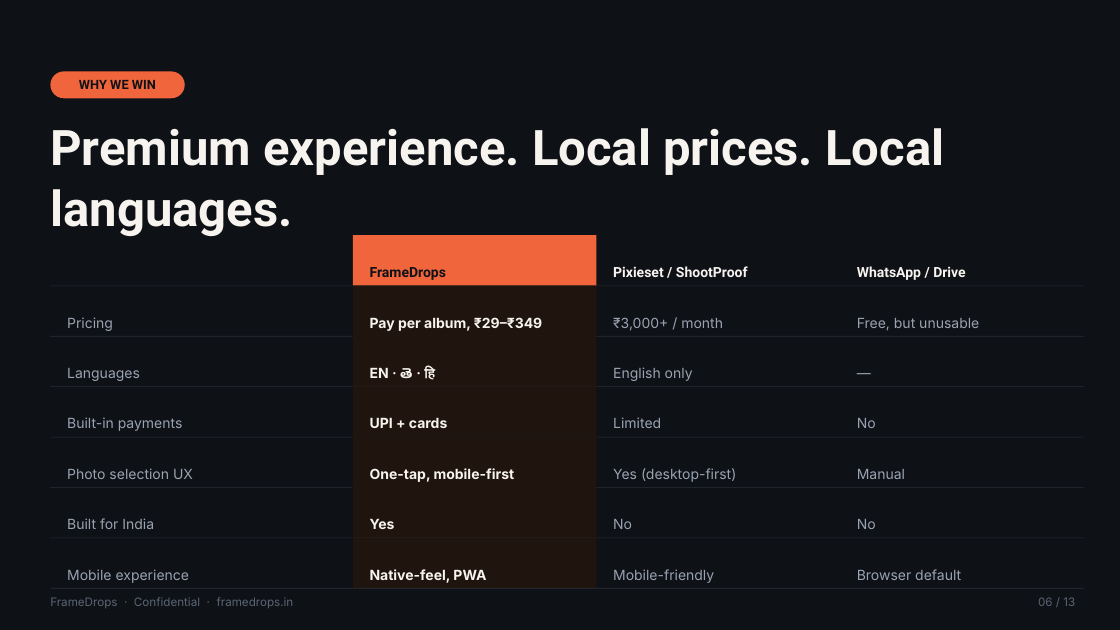
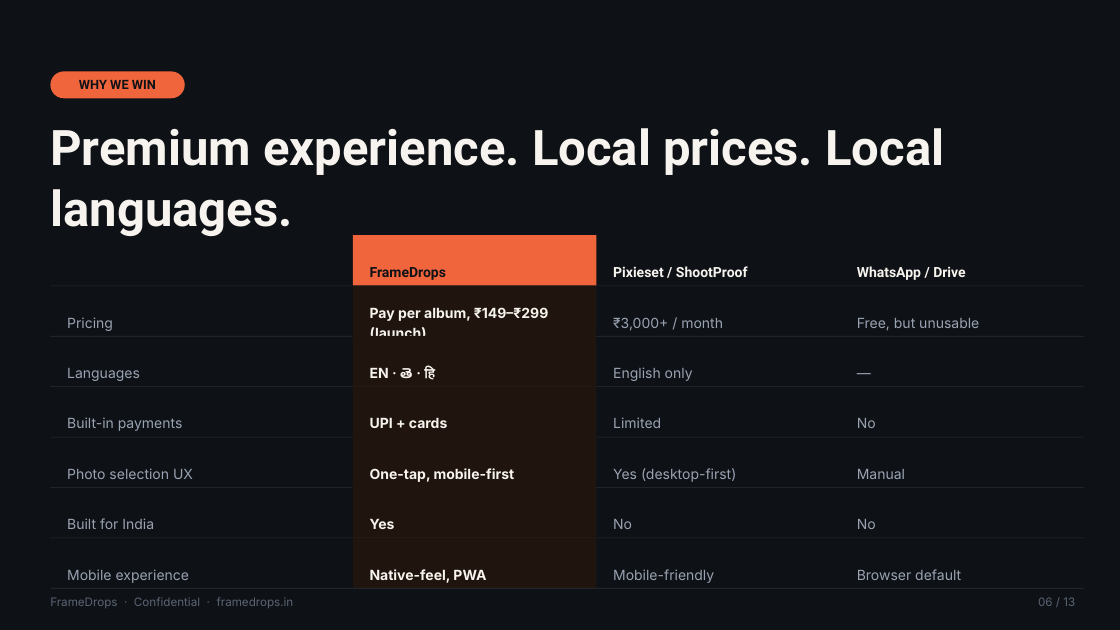
Before and after one commit to venkikethavath2020-collab/framedropnotes, a slide deck: slide 6 of decks/FrameDrops_Investor_Deck.pptx. Drawn at 1120x630 pixels with LibreOffice and Linux fonts; fonts in the diff are those of the drawing. Boxes give left, top, right and bottom in pixels: in the first picture for what was removed or moved away, otherwise in the second. Text is boxed around its words. In the diff, an @@ line names an element or a change of style, - is before the commit and + after.

```diff
--- a/decks/FrameDrops_Investor_Deck.pptx
+++ b/decks/FrameDrops_Investor_Deck.pptx
@@ text at bbox=[370, 307, 548, 336]: text changed @@
-Pay per album, ₹29–₹349
+Pay per album, ₹149–₹299 (launch)
```
Also in this commit, not shown: 3 other slides changed, 1 other file.
